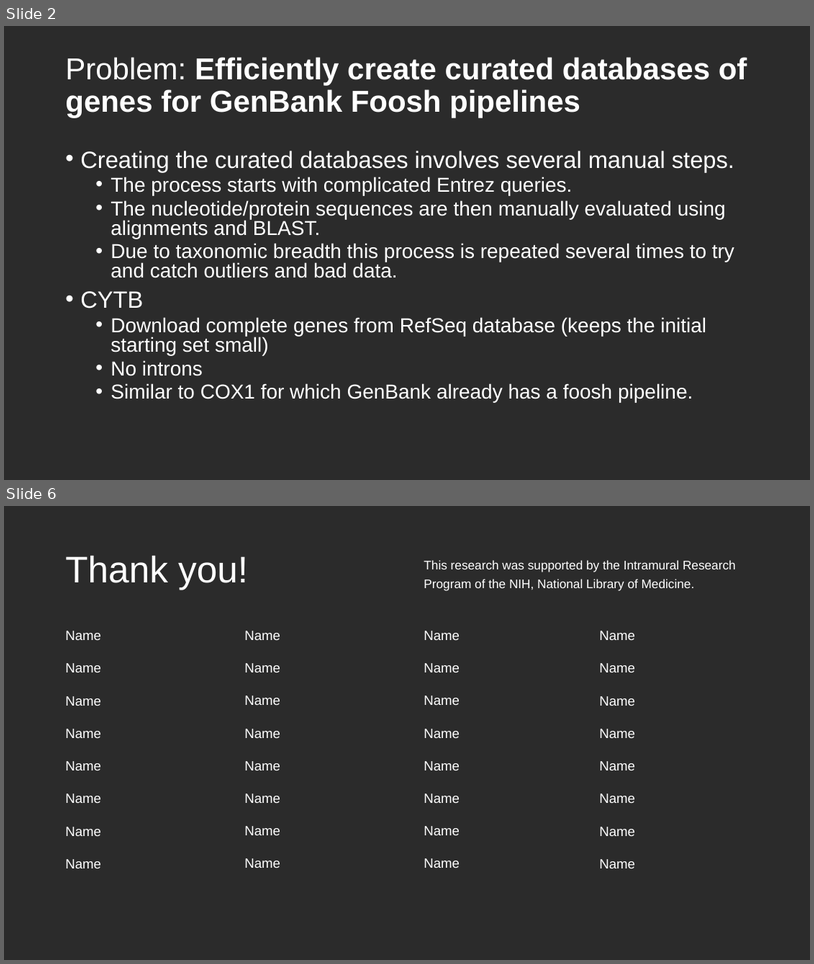
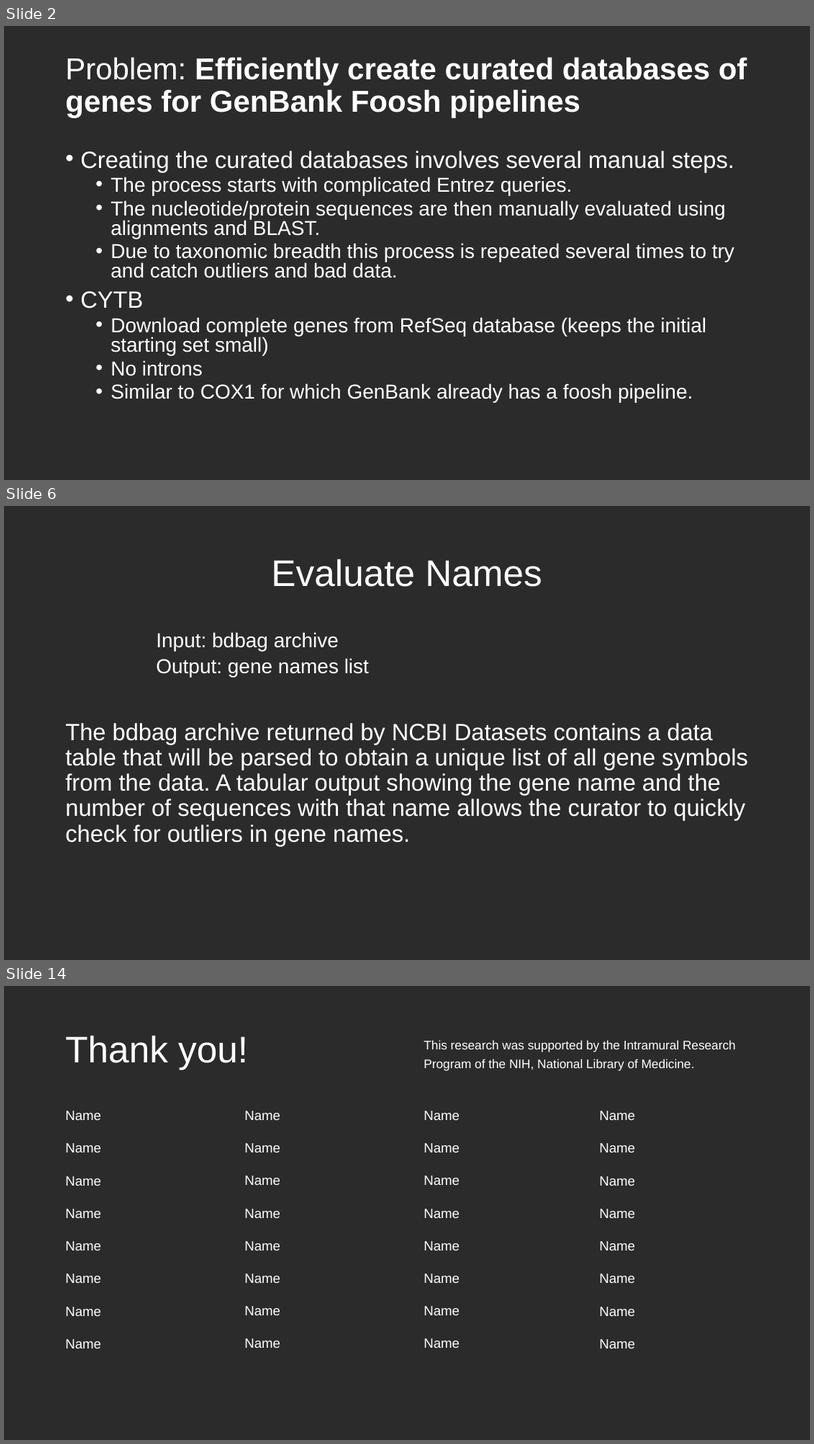
Before and after one commit to NCBI-Codeathons/Marker-Gene-Validator, a slide deck: Marker-Gene-Validator.pptx. Shown one above the other, each under a label of ours: slides 2 and 6 before the commit, slides 2, 6 and 14 after it; the slides between them are not shown. The pictures are 814x964 and 814x1444 pixels, drawn with LibreOffice and Linux fonts; fonts in the diff are those of the drawing; background and template pictures are left out; a plain dark background stands for a picture behind light text. Boxes give left, top, right and bottom in pixels: in the first picture for what was removed or moved away, otherwise in the second. Text is boxed around its words. In the diff, an @@ line names an element or a change of style, - is before the commit and + after.

```diff
--- a/Marker-Gene-Validator.pptx
+++ b/Marker-Gene-Validator.pptx
@@ slide 6 added at (x1=4, y1=506, x2=810, y2=960), background picture (left out) @@
@@ title added at (x1=271, y1=559, x2=543, y2=587), 44 pt, text #FFFFFF @@
+Evaluate Names
@@ text added at (x1=65, y1=632, x2=748, y2=846), 28 pt, text #FFFFFF @@
+  Input: bdbag archive
+  Output: gene names list
+The bdbag archive returned by NCBI Datasets contains a data table that will be parsed to obtain a unique list of all gene symbols from the data. A tabular output showing the gene name and the number of sequences with that name allows the curator to quickly check for outliers in gene names.
@@ what was slide 6 is now slide 14 @@
```
Also in this commit, not shown: 3 slides changed, 7 other slides added.
